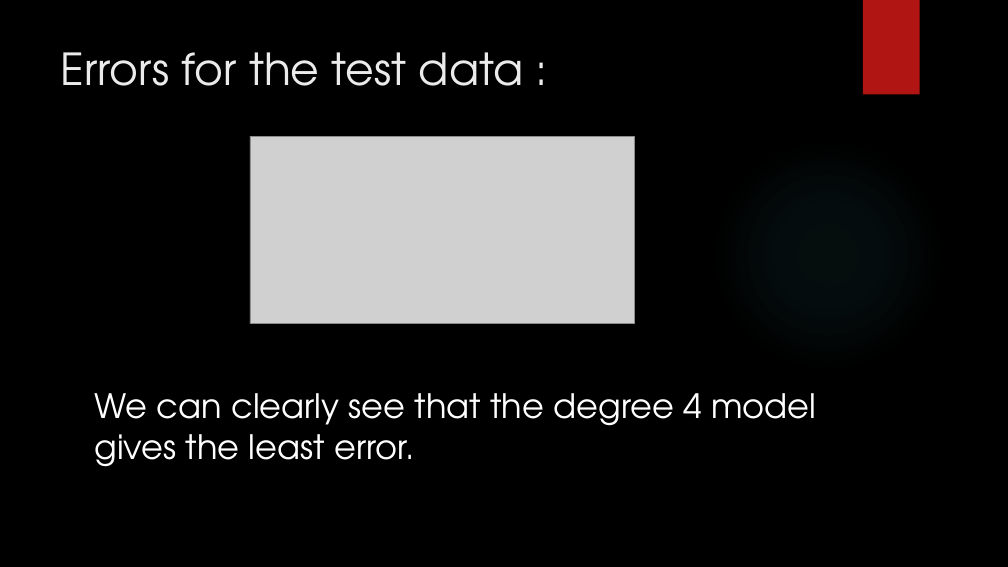
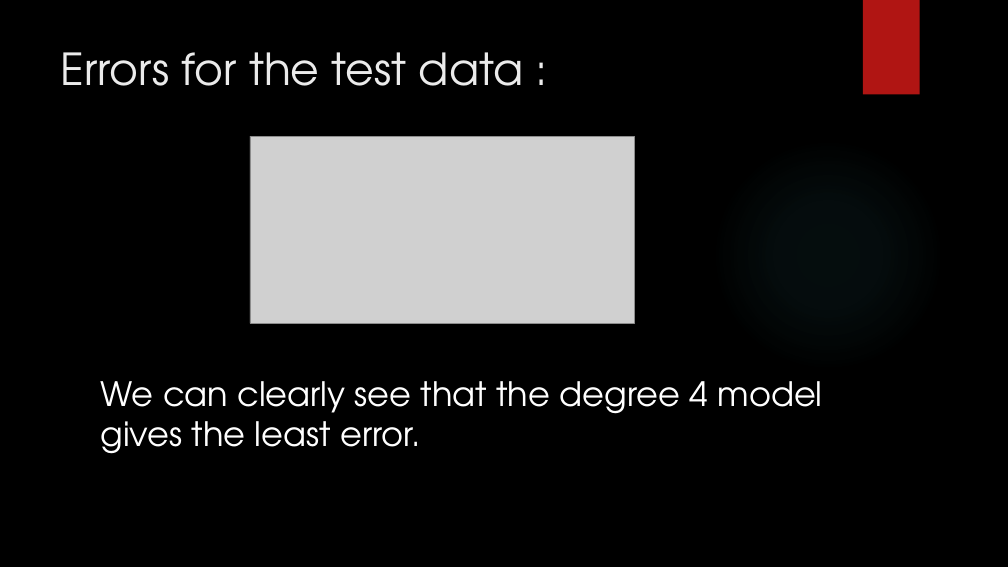
Before and after one commit to vikas-rathee/Web-Traffic-Analysis, a slide deck: slide 39 of Minor Project.pptx. Drawn at 1008x567 pixels with LibreOffice and Linux fonts; fonts in the diff are those of the drawing; grey boxes stand for pictures; background and template pictures are left out. Boxes give left, top, right and bottom in pixels: in the first picture for what was removed or moved away, otherwise in the second. Text is boxed around its words. In the diff, an @@ line names an element or a change of style, - is before the commit and + after.

```diff
--- a/Minor Project.pptx
+++ b/Minor Project.pptx
@@ text "We can clearly see that ..." moved from (x1=94, y1=393, x2=816, y2=467) to (x1=101, y1=381, x2=823, y2=454) @@
```
Also in this commit, not shown: 9 other slides changed.
